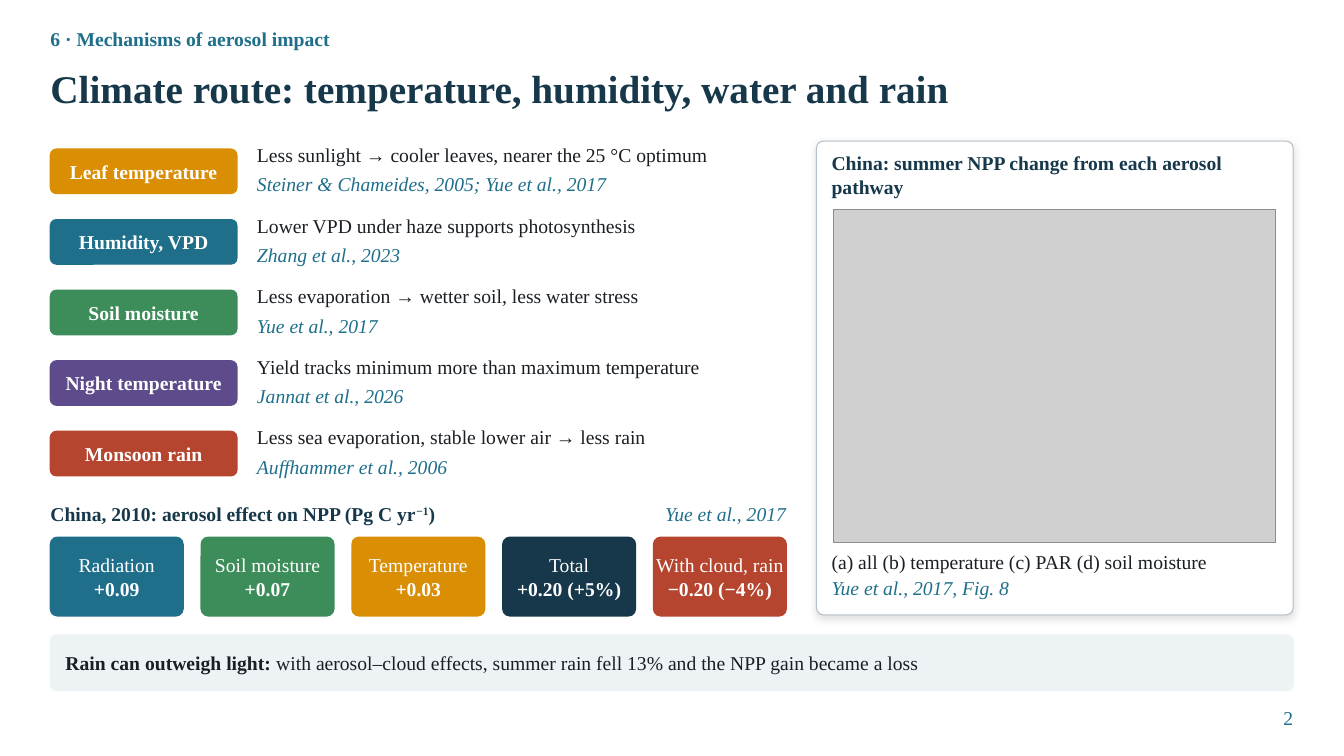
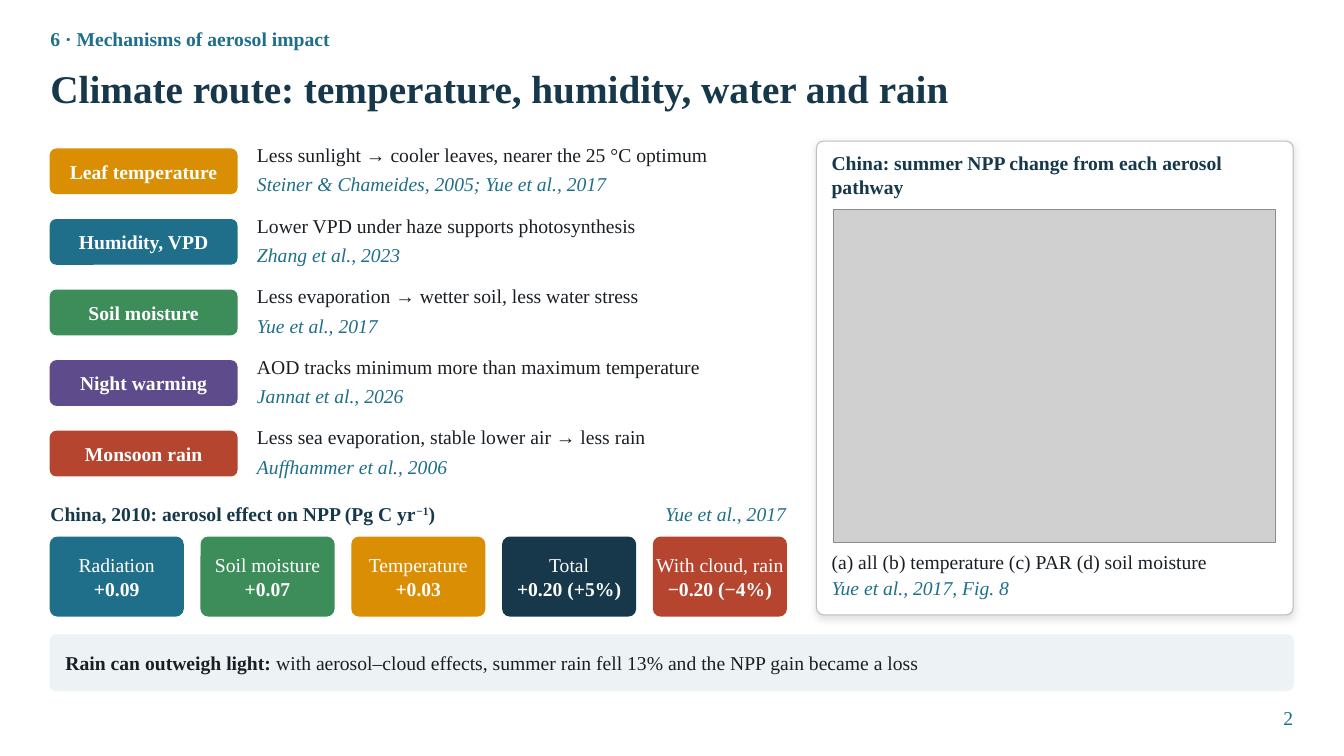
Before and after one commit to animesh270799-ctrl/meta, a slide deck: slide 2 of seminar/Mechanisms_4_slides.pptx. Drawn at 1344x756 pixels with LibreOffice and Linux fonts; fonts in the diff are those of the drawing; grey boxes stand for pictures. Boxes give left, top, right and bottom in pixels: in the first picture for what was removed or moved away, otherwise in the second. Text is boxed around its words. In the diff, an @@ line names an element or a change of style, - is before the commit and + after.

```diff
--- a/seminar/Mechanisms_4_slides.pptx
+++ b/seminar/Mechanisms_4_slides.pptx
@@ text at bbox=[80, 376, 207, 395]: text changed @@
-Night temperature
+Night warming
@@ text at bbox=[257, 360, 700, 379]: text changed @@
-Yield tracks minimum more than maximum temperature
+AOD tracks minimum more than maximum temperature
```
